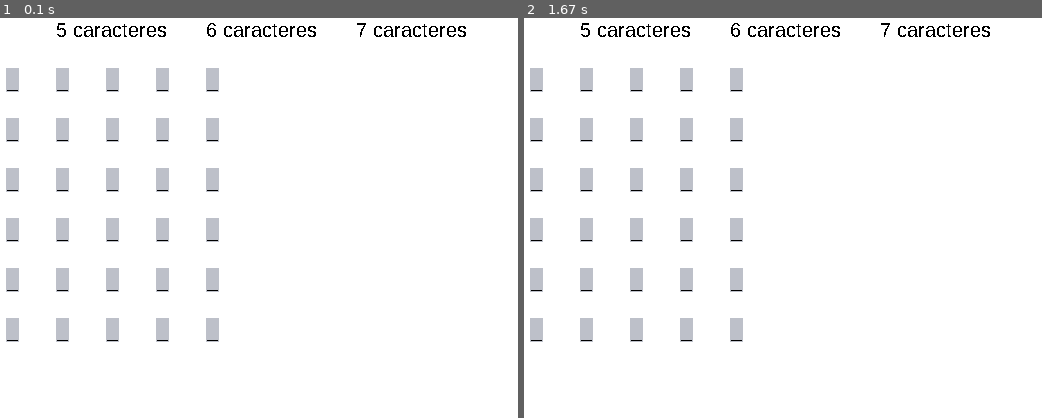
Above: before the commit, frames 1-2 (left to right).
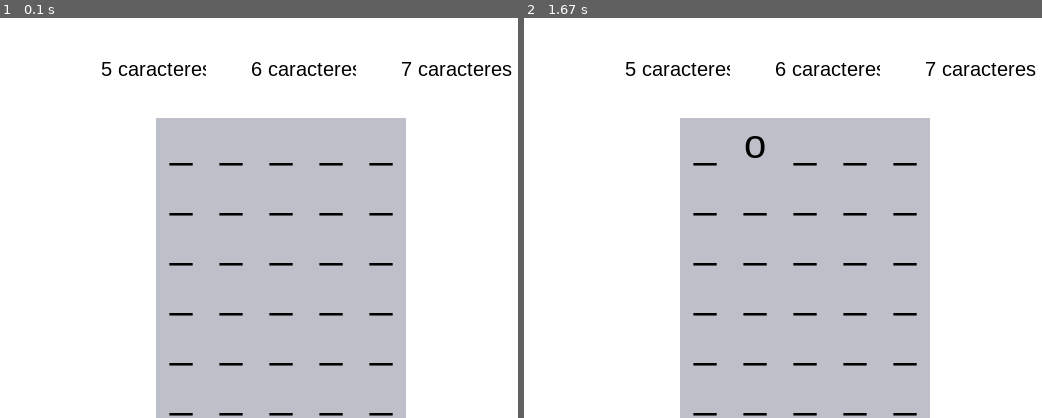
Above: after the commit, the same moments.

Repository: BordaVictoria/2do_parcial_programacion
Game: pygame game, started from main.py
The game is run twice, just before and just after one commit, with the same random seed, the same clock (stepped at 60 frames per second) and the same inputs.
Inputs:
- Up to frame 1 (0.1 s): no input
- Up to frame 2 (1.67 s): tap Enter at 0.33 s

The runs differ from the first frame. In frame 1, 39% of the frame differs, in the area x 1-99%, y 1-100%; in frame 2, 39%.

Commit message:
Pruebasss

Diff:
--- a/Package/funciones_game.py
+++ b/Package/funciones_game.py
@@ -1,28 +1,35 @@
 import pygame as pg
 
-def crear_boton(ventana, posicion, dimension, texto, fuente, color, color_fondo):
+def crear_boton(ventana: pg.Surface, posicion, dimension, texto, fuente, color, color_fondo, bandera=True) -> dict:
     boton = {}
-    boton["pantalla"]= ventana
-    boton["posicion"]= posicion
-    boton["dimension"]= dimension
+    boton["pantalla"] = ventana
+    boton["posicion"] = posicion
+    boton["dimension"] = dimension
     boton["Presionado"] = False
 
     fuente_texto = pg.font.SysFont(fuente[0], fuente[1])
-    boton["superficie"]= fuente_texto.render(texto, False, color, color_fondo)
-    boton["rectangulo"] = boton["superficie"].get_rect()
-    boton["rectangulo"].topleft = boton["posicion"]
+    boton["superficie"] = pg.Surface(dimension)
+    boton["superficie"].fill(color_fondo)
+    texto_renderizado = fuente_texto.render(texto, True, color)
+    texto_rect = texto_renderizado.get_rect(center=(dimension[0] // 2, dimension[1] // 2))
+    boton["superficie"].blit(texto_renderizado, texto_rect)
+
+    boton["rectangulo"] = pg.Rect(posicion, dimension)
+    if bandera:
+        boton["rectangulo"].topleft = boton["posicion"]
 
     return boton
 
-def dibujar_boton(boton):
+def dibujar_boton(boton: dict):
     boton["pantalla"].blit(boton["superficie"], boton["rectangulo"])
 
-def mostrar_matriz(ventana, matriz, fuente, color, color_fondo):
-    x, y = 50, 50
+def mostrar_matriz(ventana: pg.Surface, matriz, fuente, color, color_fondo):
+    boton_ancho, boton_alto = 50, 50
+    x, y = 200, 100
     for fila in matriz:
         for elemento in fila:
-            boton = crear_boton(ventana, (x, y), (100, 100), str(elemento), fuente, color, color_fondo)
+            boton = crear_boton(ventana, (x, y), (boton_ancho, boton_alto), str(elemento), fuente, color, color_fondo, False)
             dibujar_boton(boton)
-            x += 50  # Increment x to avoid overlap
-        x = 50  # Reset x to initial position after each row
-        y += 50  # Increment y to avoid overlap
+            x += 50  # Increment x by the button width plus margin to avoid overlap
+        x = 200  # Reset x to initial position after each row
+        y += 50  # Increment y by the button height plus margin to avoid overlap
--- a/main.py
+++ b/main.py
@@ -59,11 +59,12 @@
 
 def main_juego():
     pg.init()
-
+    reloj = pg.time.Clock()
     tamaño_ventana = (700, 400)
     ventana = pg.display.set_mode(tamaño_ventana)
     pg.display.set_caption("Palabrini")
     fuente = ("Arial", 20)
+    fuente_matriz = ("Arial", 40)
     dificultad = 5
     intentos = 6
     palabras = obtener_lista_palabras("words.csv")
@@ -74,6 +75,8 @@
     boton_modos = []
     posicion_botones_x = 100
     posicion_botones_y = 0
+
+    b = False
     for i in range(3):
         boton = crear_boton(ventana, (posicion_botones_x, posicion_botones_y), (200, 100), f"{5+i} caracteres", fuente, colores["negro"], colores["blanco"])
         boton_modos.append(boton)
@@ -82,16 +85,27 @@
         for evento in pg.event.get():
             if evento.type == pg.QUIT:
                 bandera_juego = False
+            if evento.type == pg.KEYDOWN:
+                b= True
+            if evento.type == pg.KEYUP:
+                b = False
         ventana.fill(colores["blanco"])
+
 
         for i in range(len(boton_modos)):
             dibujar_boton(boton_modos[i])
-        mostrar_matriz(ventana, matriz, fuente, colores["negro"], colores["gris"])
+        for color in colores:
+            mostrar_matriz(ventana, matriz, fuente_matriz, colores["negro"], colores[color])
+
+        if b:
+            matriz[0][1] = "o"
 
 
 
 
 
+
+        reloj.tick(20)
         pg.display.update()
 
 
